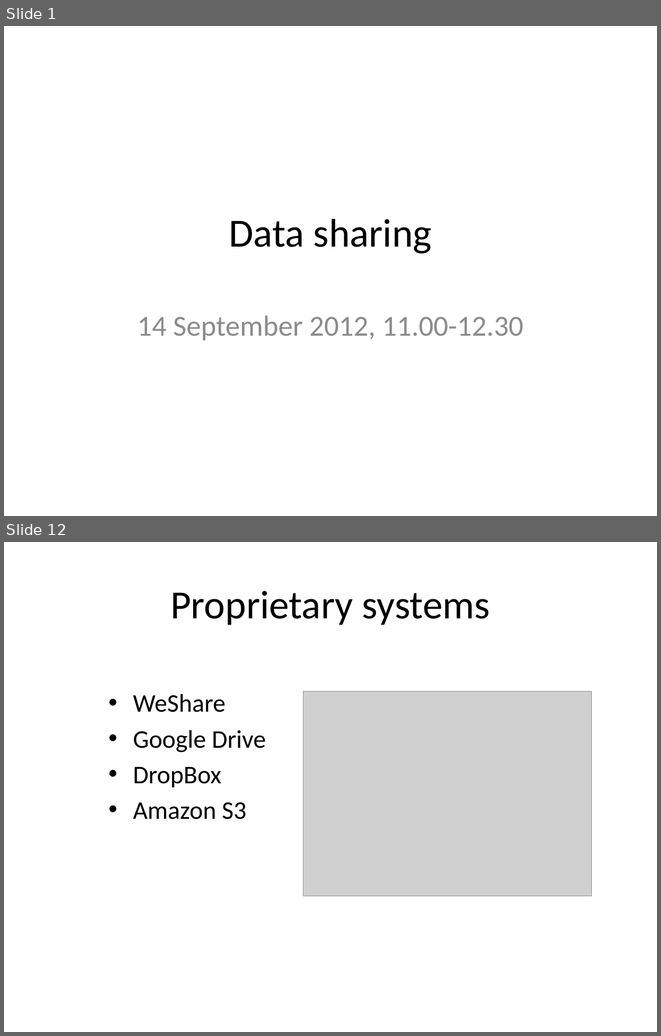
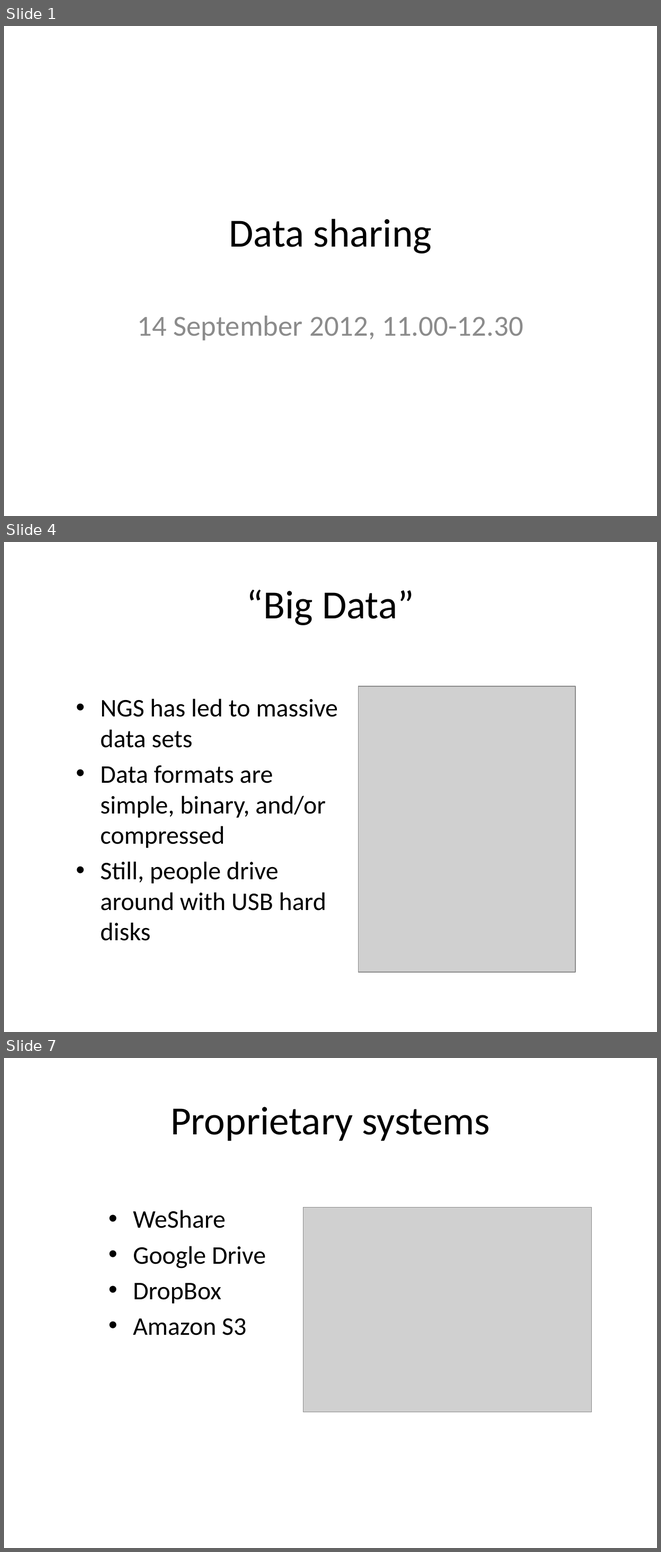
Before and after one commit to rvosa/ngs-workflows, a slide deck: doc/slides/day4/session2/DataSharing.pptx. Shown one above the other, each under a label of ours: slides 1 and 12 before the commit, slides 1, 4 and 7 after it; the slides between them are not shown. The pictures are 661x1036 and 661x1552 pixels, drawn with LibreOffice and Linux fonts; fonts in the diff are those of the drawing; grey boxes stand for pictures. Boxes give left, top, right and bottom in pixels: in the first picture for what was removed or moved away, otherwise in the second. Text is boxed around its words. In the diff, an @@ line names an element or a change of style, - is before the commit and + after.

```diff
--- a/doc/slides/day4/session2/DataSharing.pptx
+++ b/doc/slides/day4/session2/DataSharing.pptx
@@ slide 4 added at [4,542,657,1032], background #FFFFFF @@
@@ title added at [247,590,414,625], 44 pt, text #000000 @@
+“Big Data”
@@ text added at [100,698,338,941], 28 pt, text #000000 @@
+• NGS has led to massive data sets
+• Data formats are simple, binary, and/or compressed
+• Still, people drive around with USB hard disks
@@ picture added at [359,686,575,972] @@
@@ what was slide 12 is now slide 7 @@
```
Also in this commit, not shown: 4 slides changed, 9 other slides added, 8 slides removed, 2 other files.
